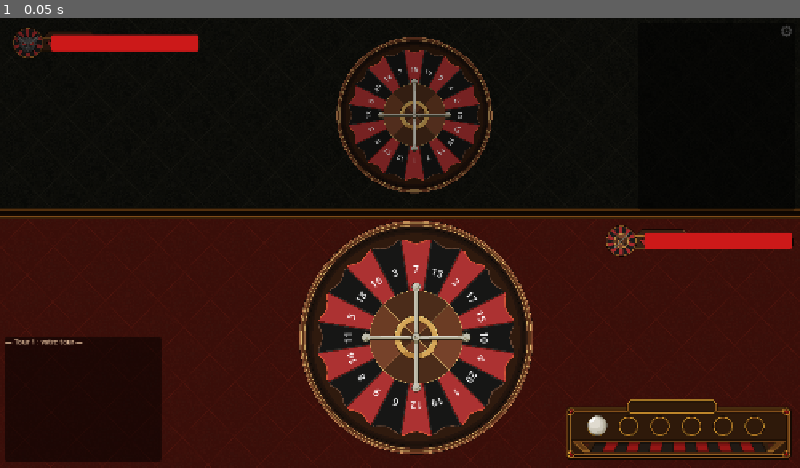
Above: before the commit, frame 1.
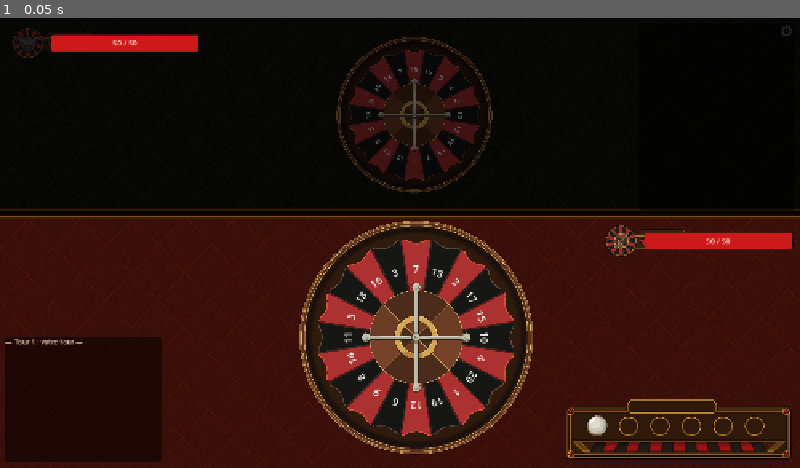
Above: after the commit, the same moment.

Repository: mgrass-dev/spin-it
Game: Godot game, scene res://scenes/main.tscn
Same seed, same stepped clock (60 frames per second), same inputs: the game is played once before the commit and once after it. This scene is started directly instead of the project's main scene.
Inputs:
- Up to frame 1 (0.05 s): no input

The runs differ from the first frame. In frame 1, 3.0% of the frame differs, in the area x 0-100%, y 1-51%.

Commit message:
feat: darker turn overlays, enemy ball, HP labels and map info panel
- Overlay opacity 0x50→0xA0 (~63%) to clearly indicate inactive section
- Enemy ball (Sprite2D) orbits enemy wheel during enemy turn, hides on spin complete
- HP numbers displayed as "X / Max" in white centered on each HP bar
- Map InfoPanel: mob icon, name, HP from level JSON; transparent panel background
- Map: StartButton visible only for non-start nodes; node type labels

Diff:
--- a/scenes/map.tscn
+++ b/scenes/map.tscn
@@ -58,18 +58,44 @@
 
 [node name="NodeLabel" type="Label" parent="UILayer/InfoPanel"]
 offset_left = 10.0
-offset_top = 20.0
+offset_top = 14.0
 offset_right = 278.0
-offset_bottom = 72.0
+offset_bottom = 50.0
 text = "Combat"
 horizontal_alignment = 1
-theme_override_font_sizes/font_size = 24
+theme_override_font_sizes/font_size = 22
+
+[node name="MobIcon" type="TextureRect" parent="UILayer/InfoPanel"]
+offset_left = 94.0
+offset_top = 58.0
+offset_right = 194.0
+offset_bottom = 158.0
+expand_mode = 1
+stretch_mode = 4
+
+[node name="MobName" type="Label" parent="UILayer/InfoPanel"]
+offset_left = 10.0
+offset_top = 164.0
+offset_right = 278.0
+offset_bottom = 196.0
+text = ""
+horizontal_alignment = 1
+theme_override_font_sizes/font_size = 16
+
+[node name="MobHP" type="Label" parent="UILayer/InfoPanel"]
+offset_left = 10.0
+offset_top = 202.0
+offset_right = 278.0
+offset_bottom = 228.0
+text = ""
+horizontal_alignment = 1
+theme_override_font_sizes/font_size = 13
 
 [node name="StartButton" type="Button" parent="UILayer/InfoPanel"]
 offset_left = 44.0
-offset_top = 558.0
+offset_top = 574.0
 offset_right = 244.0
-offset_bottom = 608.0
+offset_bottom = 618.0
 text = "Démarrer"
 theme_override_font_sizes/font_size = 20
 
--- a/scripts/main.gd
+++ b/scripts/main.gd
@@ -29,6 +29,9 @@
 var _enemy_log_vbox: VBoxContainer
 var _player_log_scroll: ScrollContainer
 var _enemy_log_scroll: ScrollContainer
+var _enemy_ball: Sprite2D
+var _enemy_hp_label: Label
+var _player_hp_label: Label
 
 func _ready() -> void:
 	if not OS.has_feature("editor"):
@@ -45,6 +48,7 @@
 	_setup_hp_bars()
 	_setup_section_overlays()
 	_setup_logs()
+	_setup_enemy_ball()
 	_start_player_turn()
 
 # ─── Setup ───────────────────────────────────────────────────────────────────
@@ -73,6 +77,21 @@
 	_player_hp_bar.max_value = GameState.player_max_hp
 	_player_hp_bar.value = GameState.player_hp
 
+	for bar: ProgressBar in [_enemy_hp_bar, _player_hp_bar]:
+		var lbl := Label.new()
+		lbl.set_anchors_and_offsets_preset(Control.PRESET_FULL_RECT)
+		lbl.horizontal_alignment = HORIZONTAL_ALIGNMENT_CENTER
+		lbl.vertical_alignment = VERTICAL_ALIGNMENT_CENTER
+		lbl.add_theme_color_override("font_color", Color.WHITE)
+		lbl.add_theme_font_size_override("font_size", 12)
+		lbl.mouse_filter = Control.MOUSE_FILTER_IGNORE
+		bar.add_child(lbl)
+		if bar == _enemy_hp_bar:
+			_enemy_hp_label = lbl
+		else:
+			_player_hp_label = lbl
+	_update_hp_labels()
+
 func _setup_section_overlays() -> void:
 	# Layer 2 sits above the Node2D world but below the HP-bar UILayer (5)
 	var layer := CanvasLayer.new()
@@ -80,18 +99,32 @@
 	add_child(layer)
 
 	_enemy_section_overlay = ColorRect.new()
-	_enemy_section_overlay.color = Color(0, 0, 0, 0x50 / 255.0)
+	_enemy_section_overlay.color = Color(0, 0, 0, 0xA0 / 255.0)
 	_enemy_section_overlay.position = Vector2.ZERO
 	_enemy_section_overlay.size = Vector2(1280, 315)
 	_enemy_section_overlay.mouse_filter = Control.MOUSE_FILTER_IGNORE
 	layer.add_child(_enemy_section_overlay)
 
 	_player_section_overlay = ColorRect.new()
-	_player_section_overlay.color = Color(0, 0, 0, 0x50 / 255.0)
+	_player_section_overlay.color = Color(0, 0, 0, 0xA0 / 255.0)
 	_player_section_overlay.position = Vector2(0, 315)
 	_player_section_overlay.size = Vector2(1280, 405)
 	_player_section_overlay.mouse_filter = Control.MOUSE_FILTER_IGNORE
 	layer.add_child(_player_section_overlay)
+
+func _setup_enemy_ball() -> void:
+	_enemy_ball = Sprite2D.new()
+	_enemy_ball.texture = load("res://sprites/billes/bille_blanche.png")
+	_enemy_ball.scale = Vector2(0.5, 0.5)
+	_enemy_ball.z_index = 2
+	_enemy_ball.visible = false
+	add_child(_enemy_ball)
+
+func _update_hp_labels() -> void:
+	if _enemy_hp_label:
+		_enemy_hp_label.text = "%d / %d" % [GameState.enemy_hp, GameState.enemy_max_hp]
+	if _player_hp_label:
+		_player_hp_label.text = "%d / %d" % [GameState.player_hp, GameState.player_max_hp]
 
 func _setup_logs() -> void:
 	# Player log — bottom-left of player section, left of the wheel
@@ -156,6 +189,7 @@
 	_player_section_overlay.visible = true
 	_add_enemy_log("— Tour %d : tour ennemi —" % _turn_number)
 
+	_enemy_ball.visible = true
 	enemy_wheel.start_spinning()
 	await get_tree().create_timer(ENEMY_SPIN_DELAY).timeout
 	if not _combat_over:
@@ -164,7 +198,15 @@
 # ─── Process / Ball ──────────────────────────────────────────────────────────
 
 func _process(delta: float) -> void:
-	if _combat_over or _current_turn == Turn.ENEMY:
+	if _combat_over:
+		return
+
+	if _current_turn == Turn.ENEMY:
+		if _enemy_ball != null and _enemy_ball.visible:
+			var spin_r: float = enemy_wheel.get_spinning_rotation()
+			var radius: float = enemy_wheel.get_item_world_radius()
+			_enemy_ball.global_position = enemy_wheel.global_position + \
+				Vector2(cos(spin_r), sin(spin_r)) * radius
 		return
 
 	if ball.is_held():
@@ -235,6 +277,7 @@
 func _on_enemy_spin_completed(item: WheelItem) -> void:
 	if _combat_over:
 		return
+	_enemy_ball.visible = false
 	damage_display.show_damage(item.modifier)
 
 # ─── Damage resolution ───────────────────────────────────────────────────────
@@ -247,6 +290,7 @@
 func _apply_player_damage(amount: int) -> void:
 	GameState.enemy_hp = maxi(0, GameState.enemy_hp - amount)
 	_enemy_hp_bar.value = GameState.enemy_hp
+	_update_hp_labels()
 	ball.return_to_slot()
 	ball.visible = true
 	_add_player_log("Vous infligez %d dégâts  (ennemi : %d PV)" % [amount, GameState.enemy_hp])
@@ -261,6 +305,7 @@
 func _apply_enemy_damage(amount: int) -> void:
 	GameState.player_hp = maxi(0, GameState.player_hp - amount)
 	_player_hp_bar.value = GameState.player_hp
+	_update_hp_labels()
 	_add_enemy_log("L'ennemi inflige %d dégâts  (vous : %d PV)" % [amount, GameState.player_hp])
 	_turn_number += 1
 	if GameState.player_hp <= 0:
--- a/scripts/map.gd
+++ b/scripts/map.gd
@@ -13,6 +13,9 @@
 @onready var boss_hp_bar: ProgressBar = $UILayer/BossSection/HPBar
 @onready var info_panel: Control = $UILayer/InfoPanel
 @onready var node_label: Label = $UILayer/InfoPanel/NodeLabel
+@onready var mob_icon: TextureRect = $UILayer/InfoPanel/MobIcon
+@onready var mob_name_label: Label = $UILayer/InfoPanel/MobName
+@onready var mob_hp_label: Label = $UILayer/InfoPanel/MobHP
 @onready var start_button: Button = $UILayer/InfoPanel/StartButton
 
 var level_data: Dictionary = {}
@@ -21,6 +24,7 @@
 
 func _ready() -> void:
 	_style_hp_bar()
+	info_panel.add_theme_stylebox_override("panel", StyleBoxEmpty.new())
 	info_panel.visible = false
 	start_button.pressed.connect(_on_start_pressed)
 	_load_level(GameState.current_level)
@@ -118,10 +122,35 @@
 			return node_data
 	return {}
 
+const _NODE_ICONS := {
+	"combat": "res://sprites/map/icone_combat.png",
+	"boss": "res://sprites/map/icone_boss.png",
+	"merchant": "res://sprites/map/icone_marchand.png",
+	"start": "res://sprites/map/icone_départ.png",
+}
+
 func _on_node_selected(mn: MapNode) -> void:
 	selected_node = mn
 	info_panel.visible = true
 	node_label.text = _type_label(mn.node_type)
+	mob_icon.texture = load(_NODE_ICONS.get(mn.node_type, _NODE_ICONS["combat"]))
+	start_button.visible = mn.node_type != "start"
+
+	match mn.node_type:
+		"combat":
+			var e: Dictionary = level_data.get("enemies", {}).get("default_combat", {})
+			mob_name_label.text = e.get("name", "Inconnu")
+			mob_hp_label.text = "PV : %d / %d" % [e.get("hp", 0), e.get("max_hp", 0)]
+		"boss":
+			var b: Dictionary = level_data.get("boss", {})
+			mob_name_label.text = b.get("name", "Inconnu")
+			mob_hp_label.text = "PV : %d / %d" % [b.get("hp", 0), b.get("max_hp", 0)]
+		"merchant":
+			mob_name_label.text = "Marchand"
+			mob_hp_label.text = ""
+		_:
+			mob_name_label.text = ""
+			mob_hp_label.text = ""
 
 func _type_label(type: String) -> String:
 	match type:
